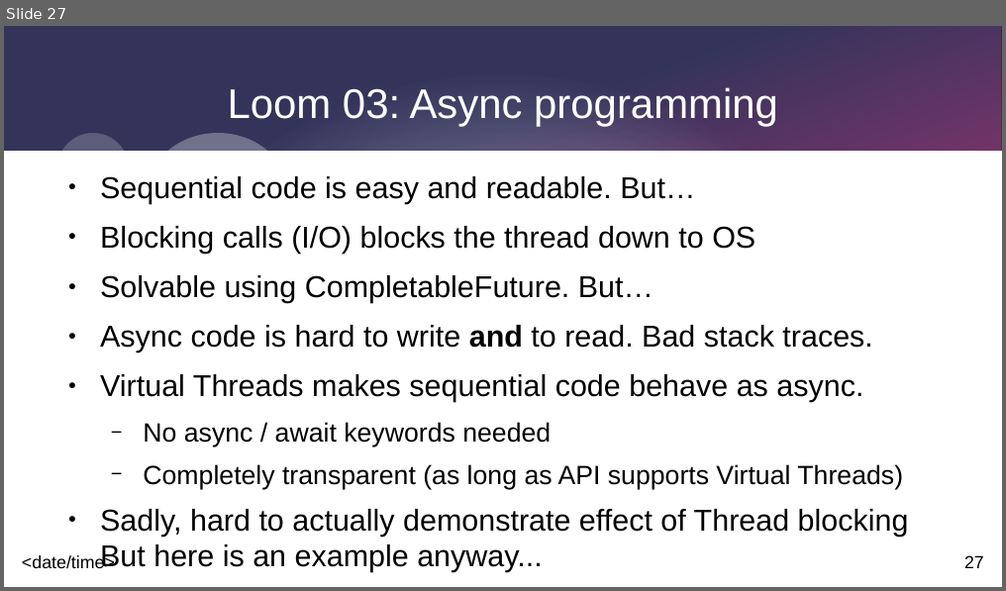
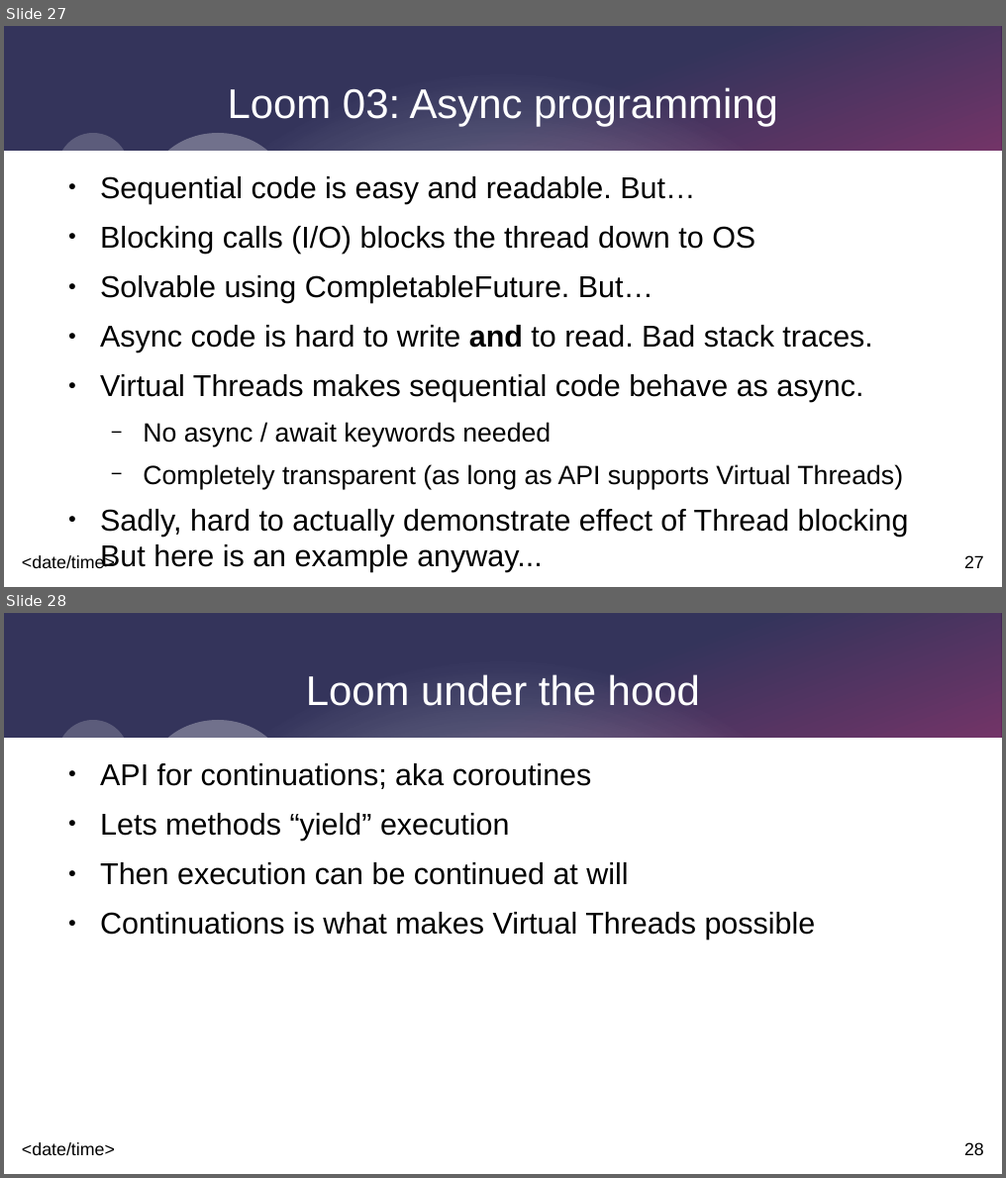
Before and after one commit to johnnyegel/Talk_JavaLatestAndGreatest, a slide deck: Presentation/JavaLatestAndGreatest.odp. Shown one above the other, each under a label of ours: slide 27 before the commit, slides 27 and 28 after it. The pictures are 1006x591 and 1006x1178 pixels, drawn with LibreOffice and Linux fonts; fonts in the diff are those of the drawing. Boxes give left, top, right and bottom in pixels: in the first picture for what was removed or moved away, otherwise in the second. Text is boxed around its words. In the diff, an @@ line names an element or a change of style, - is before the commit and + after.

Commit message:
Added some initial info on continuations

```diff
--- a/Presentation/JavaLatestAndGreatest.odp
+++ b/Presentation/JavaLatestAndGreatest.odp
@@ slide 28 added at <box>4,613,1002,1174</box>, background #FFFFFF; not listed: 9 template elements that a slide beside it also shows @@
@@ title added at <box>306,674,700,706</box>, 33 pt, text #FFFFFF @@
+Loom under the hood
@@ text added at <box>100,763,816,940</box>, 24 pt, text #000000 @@
+● API for continuations; aka coroutines
+● Lets methods “yield” execution
+● Then execution can be continued at will
+● Continuations is what makes Virtual Threads possible
```
